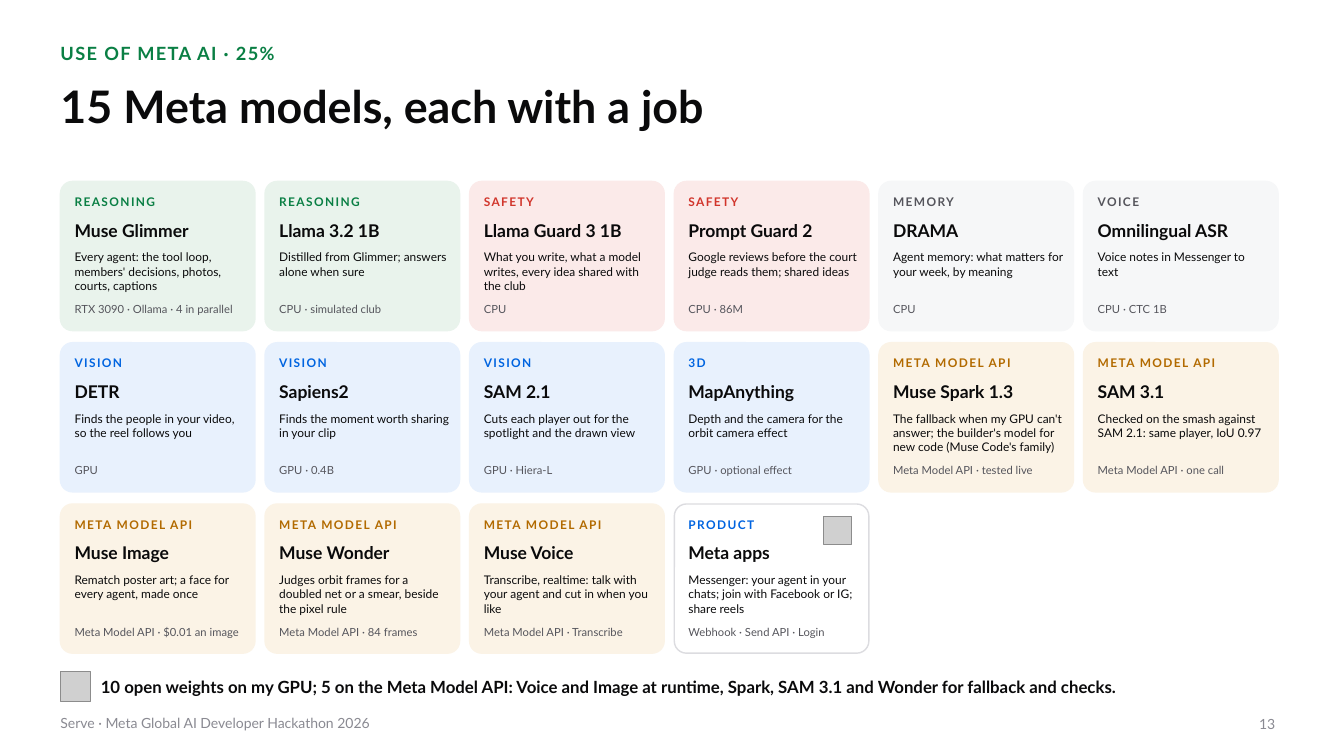
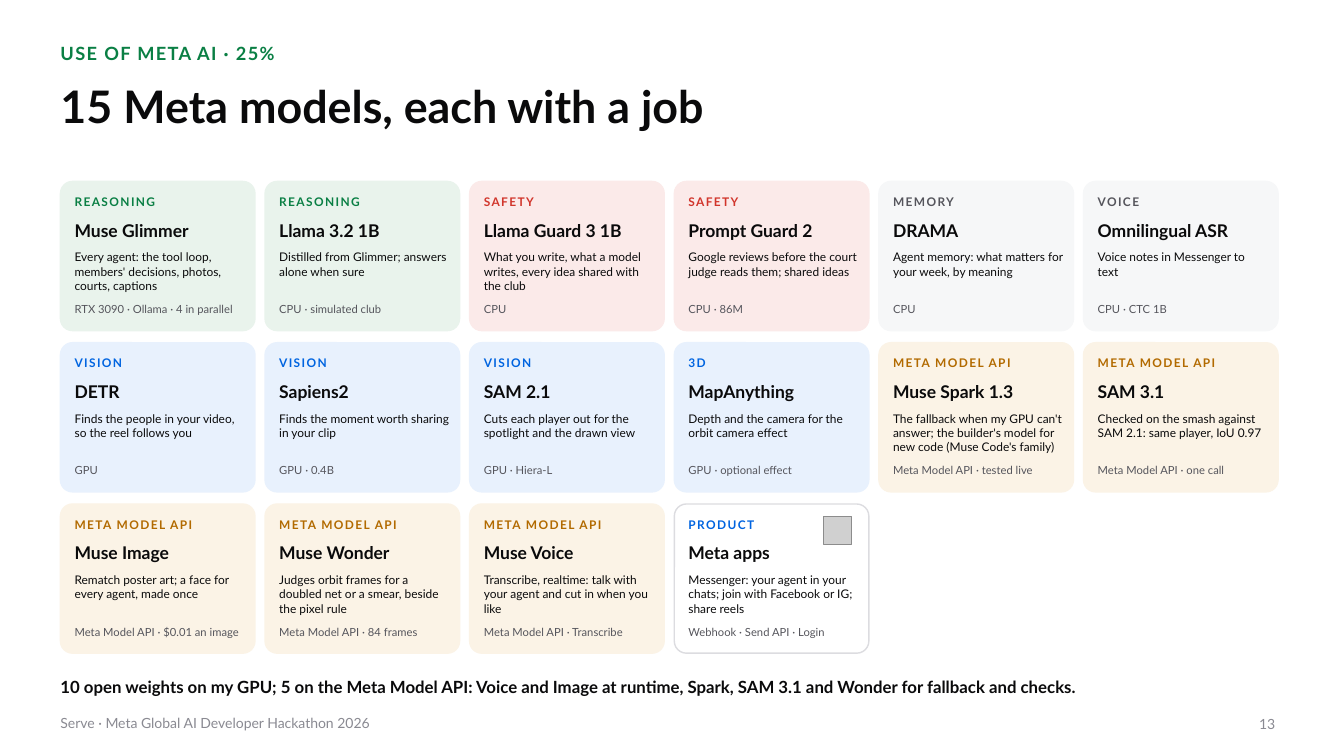
Before and after one commit to gino6178/serve-meta-hackathon, a slide deck: slide 13 of video/deck/Serve_Meta_deck.pptx. Drawn at 1344x756 pixels with LibreOffice and Linux fonts; fonts in the diff are those of the drawing; grey boxes stand for pictures. Boxes give left, top, right and bottom in pixels: in the first picture for what was removed or moved away, otherwise in the second. Text is boxed around its words. In the diff, an @@ line names an element or a change of style, - is before the commit and + after.

```diff
--- a/video/deck/Serve_Meta_deck.pptx
+++ b/video/deck/Serve_Meta_deck.pptx
@@ text "10 open weights on my ...": place and size @@
-text "10 open weights on my ..." at <box>101,680,1116,696</box>
+text "10 open weights on my ..." at <box>60,680,1076,696</box>
@@ picture removed at <box>60,671,91,702</box> @@
```
Also in this commit, not shown: 9 other slides changed, 4 other files.
